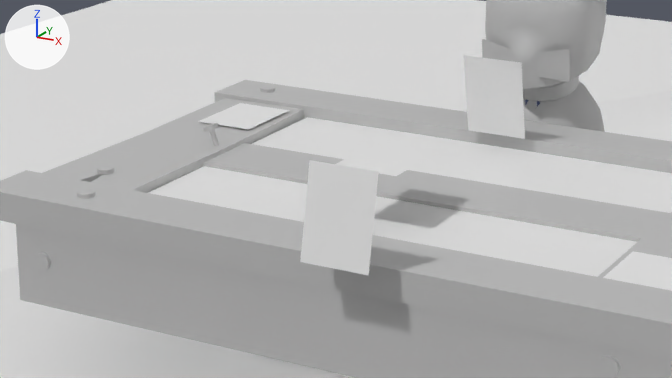
What one commit did to the Blender file sogliola/datafiles/graphics/scene.blend.
Both versions are drawn from the file's camera 'CamHand'. The lights are fixed; the arrows at upper left show +X, +Y and +Z.

In view in the first picture: 'AqPl', 'Box002', 'DckOp', 'DckPl', 'HndOp', 'HndPl', 'Plane001', 'Plane002.001', 'cat.001', 'tableWater'.
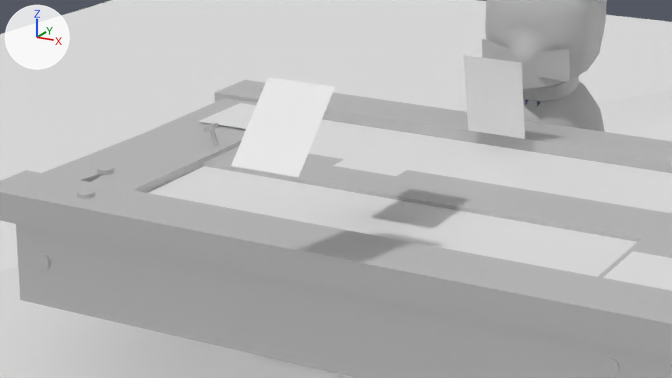
Location of each change, (x1, y1, x2, y2) in pixels of the pictures (672 x 378 px):
'HndPl', moved, turned
    before: (300, 160, 379, 276)
    after: (231, 77, 335, 177)

The edits, one by one:
Object 'HndPl' (ob_hndpl) moves from (0.654, -8.356, 1.339) to (-0.13, -8.356, 2.387).
Object 'HndPl' (ob_hndpl) turns from (79, 0, 0) to (46, 0, 0) degrees about x, y and z.
